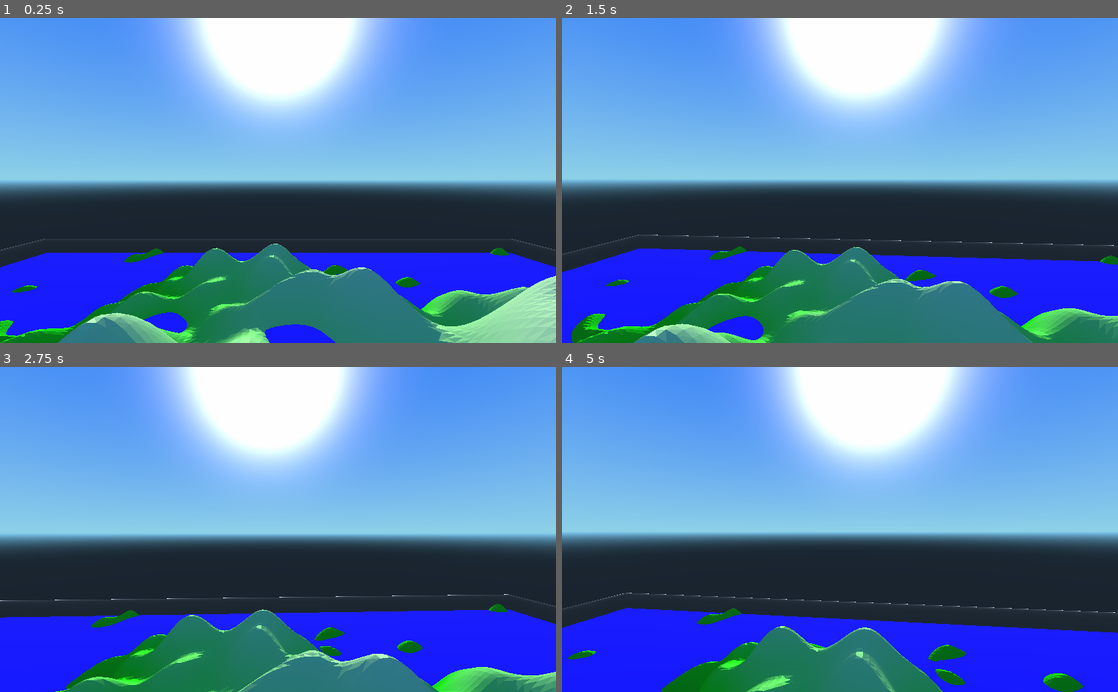
Above: before the commit, frames 1-4 (two rows, left to right).
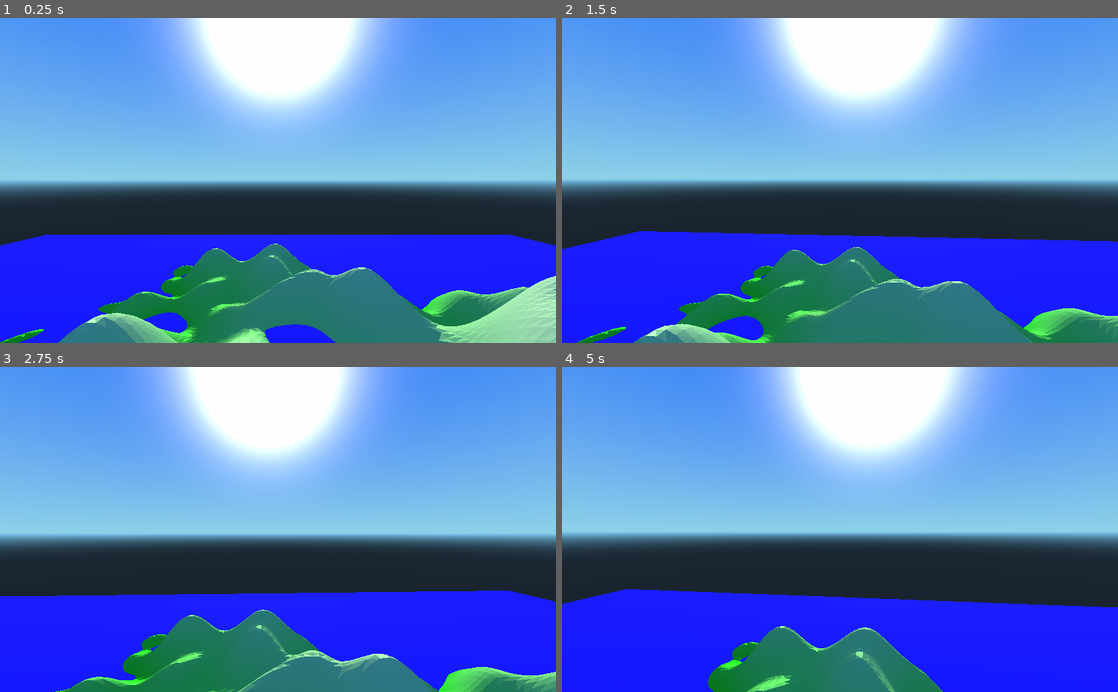
Above: after the commit, the same moments.

Repository: MichaelReel/Terrain_Scratch
Game: Godot game, scene res://Root.tscn
Same seed, same stepped clock (60 frames per second), same inputs: the game is played once before the commit and once after it.
Inputs (mouse positions are in pixels of both pictures, inside the frame that each line leads up to):
- Up to frame 1 (0.25 s): no input
- Up to frame 2 (1.5 s): tap Enter at 0.5 s; move the mouse to (867, 180) at 0.52 s; hold W (forward) from 0.53 s (still down); move the mouse to (812, 180) at 1.27 s
- Up to frame 3 (2.75 s): keep holding W (forward); move the mouse to (289, 523) at 2.02 s
- Up to frame 4 (5 s): keep holding W (forward); move the mouse to (834, 536) at 2.77 s; move the mouse to (878, 532) at 3.52 s; move the mouse to (795, 526) at 4.27 s

The runs differ from the first frame. In frame 1, 6.5% of the frame differs, in the area x 0-100%, y 66-100%; in frame 2, 7.2%; in frame 3, 7.2%; in frame 4, 8.3%, in the area x 0-100%, y 68-100%.

Commit message:
Moved where we calculate the minimum water height for each point so that we can make it more dynamic - based of the highest edge point.

Diff:
--- a/Graph.gd
+++ b/Graph.gd
@@ -18,6 +18,7 @@
 var real_min_height = min_height
 var real_max_height = max_height
 
+var sea_level = 0.0        # Magic number
 
 class Quad:
 	var v1_x
@@ -75,29 +76,33 @@
 	func set_water_height(height):
 		water_pos.y = height
 
+
 class Height:
 	var height
 	var grid_x
 	var grid_z
-
-	var sea_level = 0.25        # Magic number
+	var parent
+
 	var bed_rock_precision = 32 # Magic number
 
 	var water_height
 	var closed
 	var levelled
 
-	func _init(x, z):
+	func _init(x, z, p):
 		grid_x = x
 		grid_z = z
+		parent = p
 
 		closed = false
 		levelled = false
 
 	func set_height(y):
 		height = y
+
+	func calc_start_water_height():
 		# Water should be the min water height higher
-		water_height = floor(max(sea_level, y) * bed_rock_precision) / bed_rock_precision
+		water_height = floor(max(parent.sea_level, self.height) * bed_rock_precision) / bed_rock_precision
 
 	static func y_sort(a, b):
 		if a.height > b.height:
@@ -121,7 +126,7 @@
 	for h in range(height):
 		rows.append([])
 		for w in range(width):
-			rows[h].append(Height.new(w,h))
+			rows[h].append(Height.new(w, h, self))
 	return rows
 
 # Utility function, could maybe be libraried off
@@ -129,6 +134,7 @@
 	var rows = []
 	for h in range(height):
 		rows.append([])
+		#warning-ignore:unused_variable
 		for w in range(width):
 			rows[h].append(Corner.new())
 	return rows
@@ -175,6 +181,7 @@
 
 func generate_height_values():
 	height_grid = setup_2d_Height_array(world_width + 1, world_breadth + 1)
+	var highest_edge = 0
 
 	# This sucks a bit as it means calculating all the values at once
 	# But we need the whole world to generate water heights
@@ -184,6 +191,12 @@
 			height_grid[z][x].set_height(new_height)
 			real_min_height = min(real_min_height, new_height)
 			real_max_height = max(real_max_height, new_height)
+			if z <= 0 or x <= 0 or z >= len(height_grid) - 1 or x >= len(height_grid[z]) -1:
+				highest_edge = max(highest_edge, new_height)
+
+	# Use the highest edge tile as the min water level
+	sea_level = highest_edge
+	print ("sea_level: " + str(sea_level))
 
 	priority_flood()
 
@@ -242,6 +255,7 @@
 	for z in range(len(height_grid)):
 		for x in range(len(height_grid[z])):
 			if z <= 0 or x <= 0 or z >= len(height_grid) - 1 or x >= len(height_grid[z]) -1:
+				height_grid[z][x].calc_start_water_height()
 				place_height_in_list(queue, height_grid[z][x])
 
 	# Take each queued point and process it
@@ -250,6 +264,7 @@
 		# Set up the neighbours for processing
 		for n in get_grid_neighbours(h, true):
 			if n.closed: continue
+			n.calc_start_water_height()
 			n.water_height = max(h.water_height, n.water_height)
 			place_height_in_list(queue, n)
 		# If the current water height is higher than the terrain
@@ -331,8 +346,6 @@
 		add_coloured_vertex(surfTool, quad.D(vertex_grid).pos, color_scale)
 		add_coloured_vertex(surfTool, quad.C(vertex_grid).pos, color_scale)
 
-
-
 func draw_water_quad(surfTool, quad):
 	# If ABCD water levels are over-terrain and the same height:
 	if quad.water_level:
